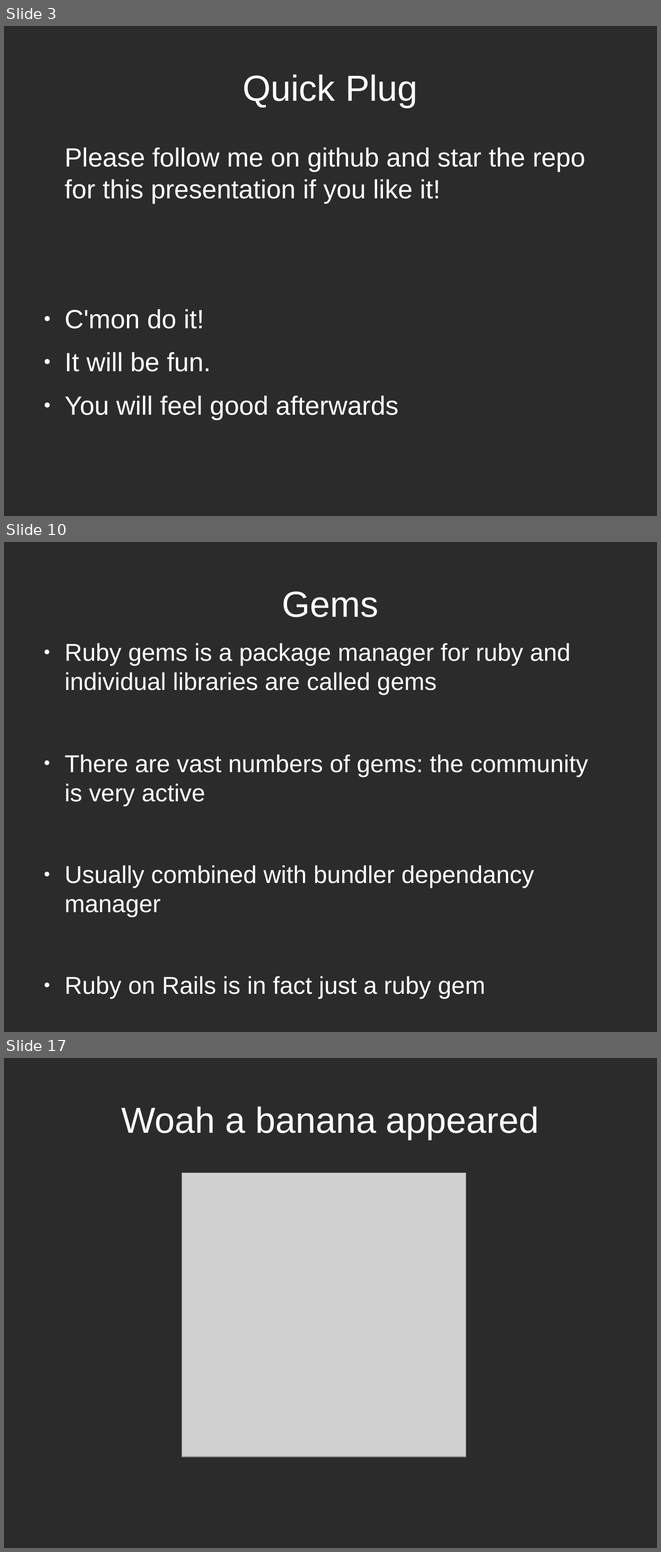
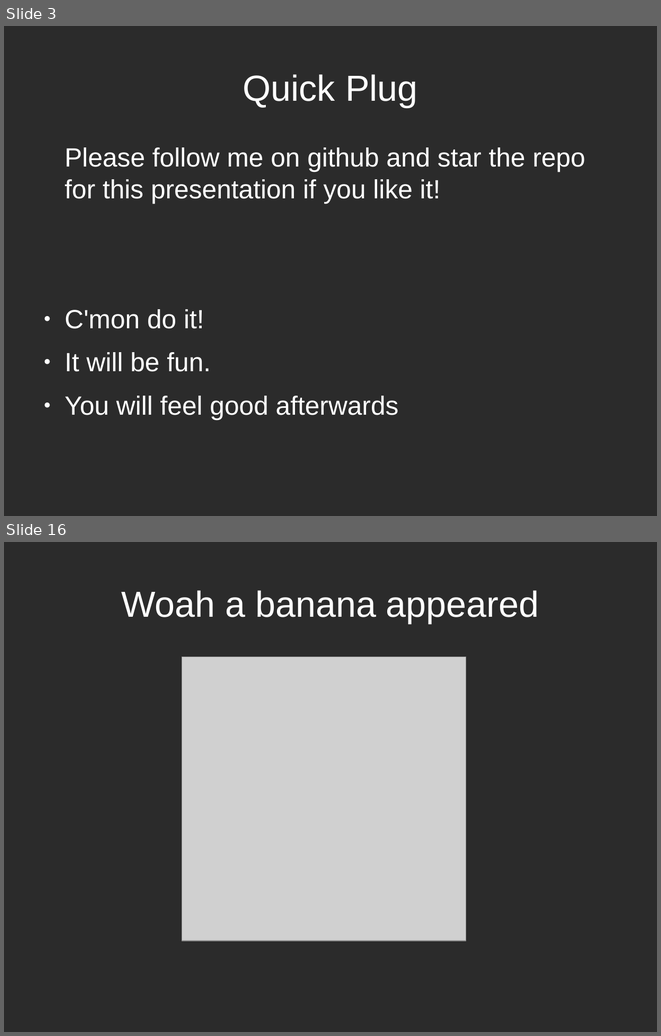
Before and after one commit to Andrew-Max/rails-seminar-materials, a slide deck: try_rails_slides.odp. Shown one above the other, each under a label of ours: slides 3, 10 and 17 before the commit, slides 3 and 16 after it; the slides between them are not shown. The pictures are 661x1552 and 661x1036 pixels, drawn with LibreOffice and Linux fonts; fonts in the diff are those of the drawing; grey boxes stand for pictures; background and template pictures are left out; a plain dark background stands for a picture behind light text. Boxes give left, top, right and bottom in pixels: in the first picture for what was removed or moved away, otherwise in the second. Text is boxed around its words. In the diff, an @@ line names an element or a change of style, - is before the commit and + after.

```diff
--- a/try_rails_slides.odp
+++ b/try_rails_slides.odp
@@ slide 10 removed at <box>4,542,657,1032</box>, background picture (left out) @@
@@ title removed at <box>282,591,379,617</box> @@
-Gems
@@ text removed at <box>64,643,588,998</box> @@
-● Ruby gems is a package manager for ruby and individual libraries are called gems
-● There are vast numbers of gems: the community is very active
-● Usually combined with bundler dependancy manager
-● Ruby on Rails is in fact just a ruby gem
@@ what was slide 17 is now slide 16 @@
```
Also in this commit, not shown: 6 slides changed, 8 slides added, 8 other slides removed.
